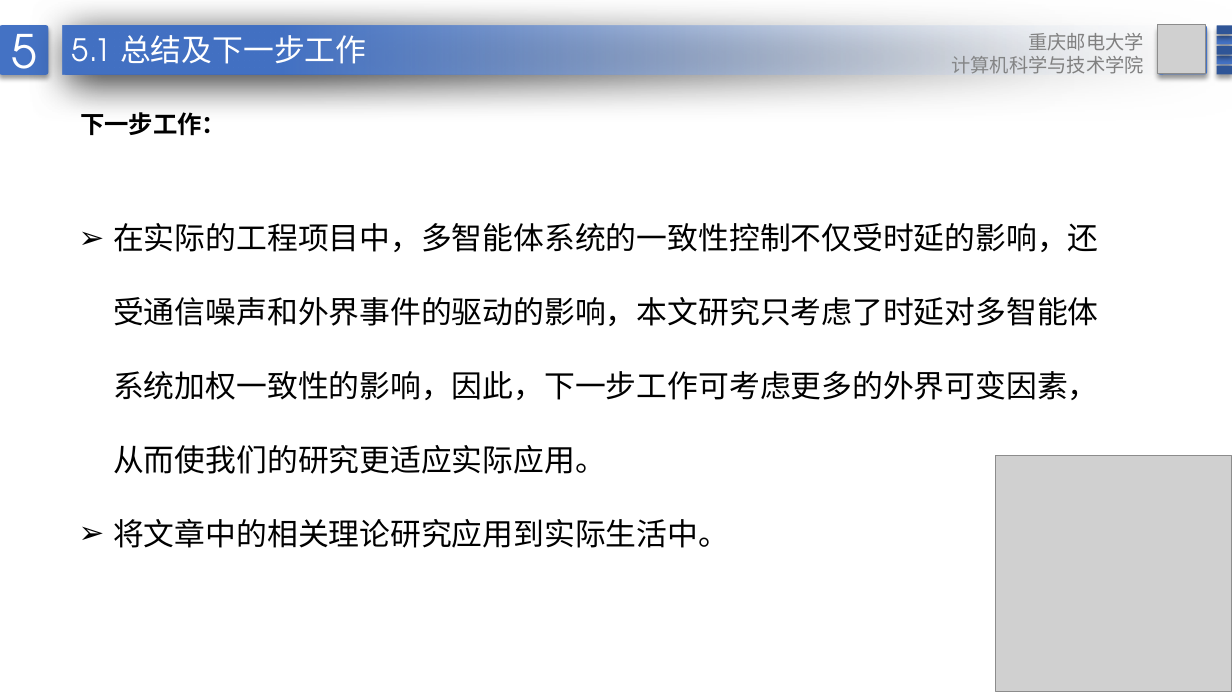
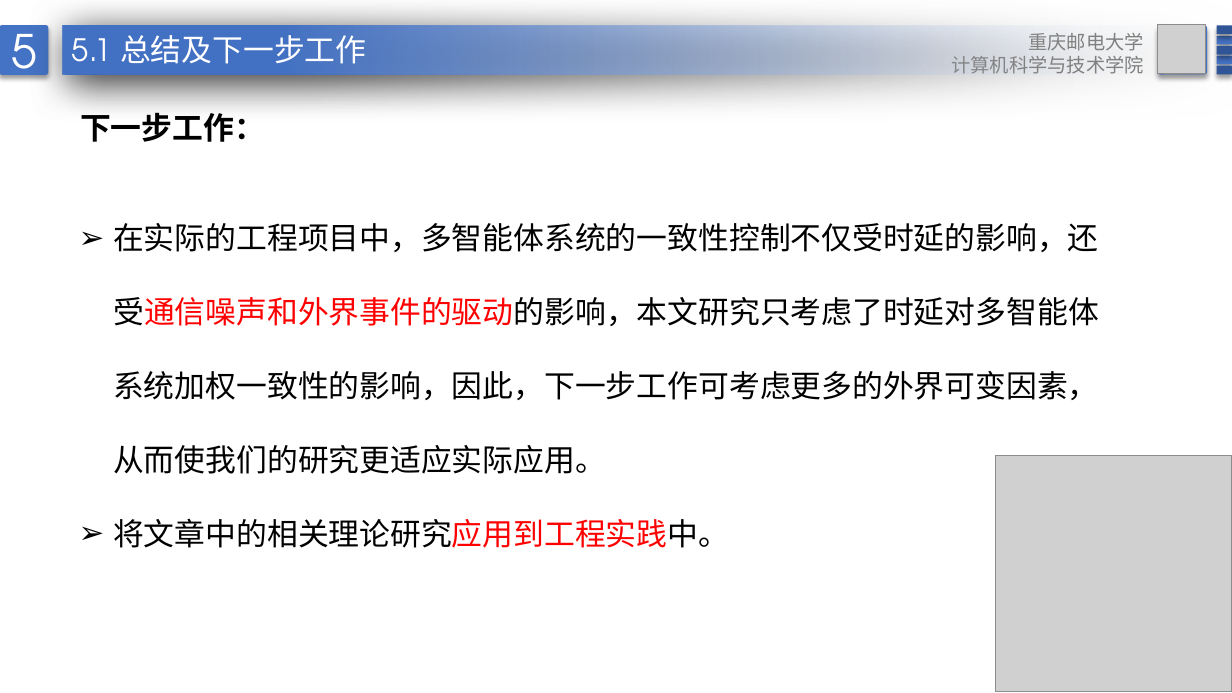
Before and after one commit to DotGeng/graduation, a slide deck: slide 34 of 耿玉坤答辩ppt.pptx (slide 33 before the commit). Drawn at 1232x693 pixels with LibreOffice and Linux fonts; fonts in the diff are those of the drawing; grey boxes stand for pictures; background and template pictures are left out. Boxes give left, top, right and bottom in pixels: in the first picture for what was removed or moved away, otherwise in the second. Text is boxed around its words. In the diff, an @@ line names an element or a change of style, - is before the commit and + after.

```diff
--- a/耿玉坤答辩ppt.pptx
+++ b/耿玉坤答辩ppt.pptx
@@ text "下一步工作：" at (80,112,265,142): size 19 to 24 pt @@
@@ text at (113,223,1099,474): text colour #000000 to #FF0000 in "在实际的工程项目中，多智能体系统的一致性控制不仅受时延的影响，还受通信噪声和外界事件的驱动的影响，本文研究只考虑了时延对 ..." @@
@@ text at (113,518,729,548): text changed @@
-➢ 将文章中的相关理论研究应用到实际生活中。
+➢ 将文章中的相关理论研究应用到工程实践中。
```
Also in this commit, not shown: 16 other slides changed, 1 slide added, 3 other files.
